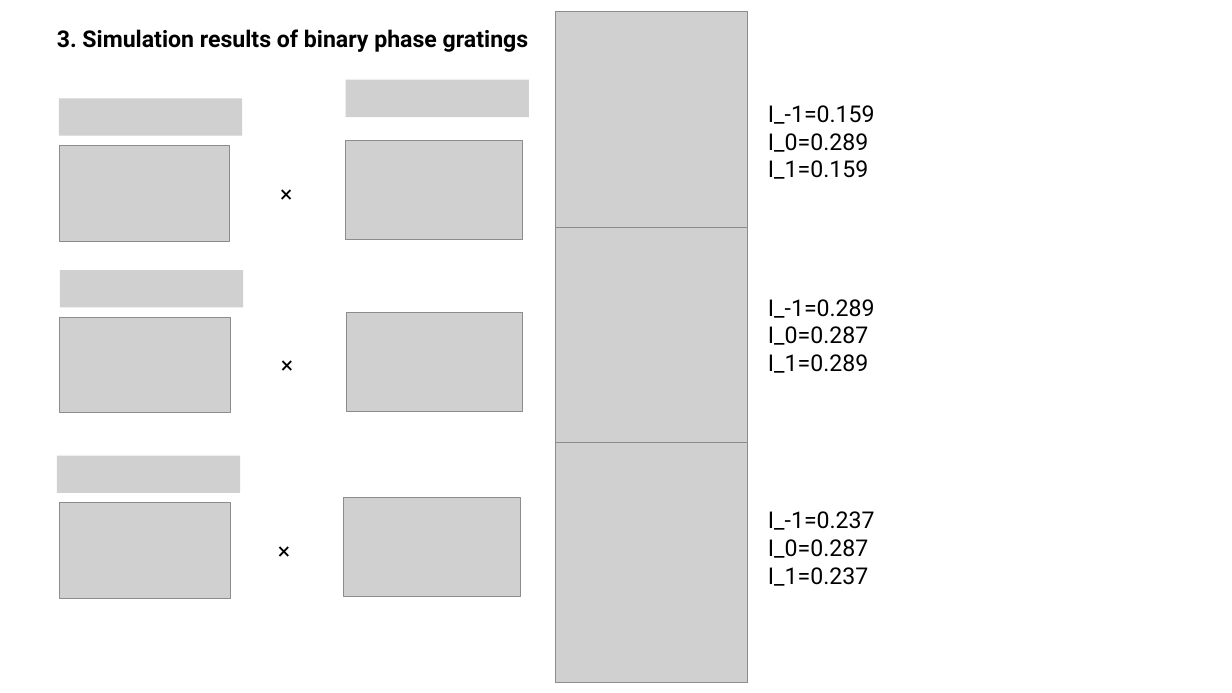
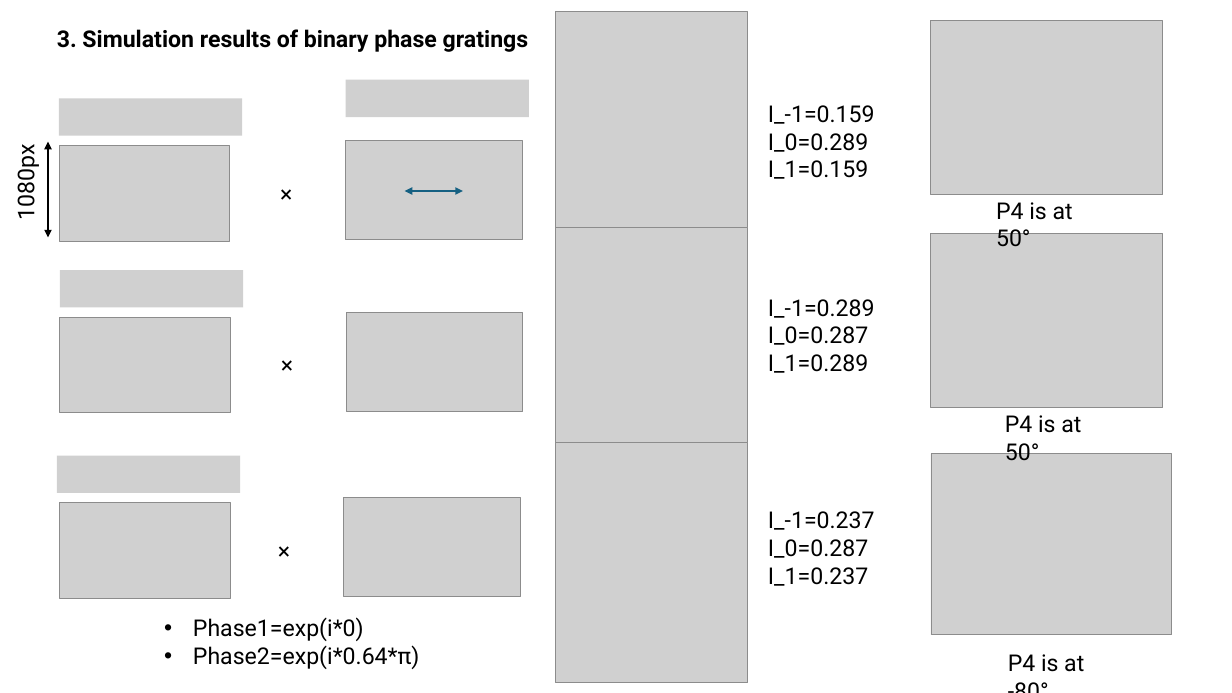
Before and after one commit to SSSSSGGGGGG/Computer-Generate-Hologram, a slide deck: slide 4 of Simulation of phase gratings_not 2pi.pptx. Drawn at 1232x693 pixels with LibreOffice and Linux fonts; fonts in the diff are those of the drawing; grey boxes stand for pictures. Boxes give left, top, right and bottom in pixels: in the first picture for what was removed or moved away, otherwise in the second. Text is boxed around its words. In the diff, an @@ line names an element or a change of style, - is before the commit and + after.

```diff
--- a/Simulation of phase gratings_not 2pi.pptx
+++ b/Simulation of phase gratings_not 2pi.pptx
@@ picture added at (931,20,1163,194) @@
@@ double arrow added from (48, 141) to (48, 238), #000000 1.5 pt @@
@@ text added at (10,152,40,218), 18 pt, text #000000 @@
+1080px
@@ double arrow added from (405, 191) to (463, 191), #156082 1.5 pt @@
@@ text added at (996,202,1073,247), 18 pt, text #000000 @@
+P4 is at 50°
@@ picture added at (931,234,1163,408) @@
@@ text added at (1005,415,1081,461), 18 pt, text #000000 @@
+P4 is at 50°
@@ picture added at (932,454,1173,635) @@
@@ text added at (193,617,419,669), 18 pt, text #000000 @@
+• Phase1=exp(i*0)
+• Phase2=exp(i*0.64*π)
@@ text added at (1008,654,1084,672), 18 pt, text #000000 @@
+P4 is at -80°
```
Also in this commit, not shown: 6 other slides changed, 1 slide added, 5 slides removed, 8 other files.
